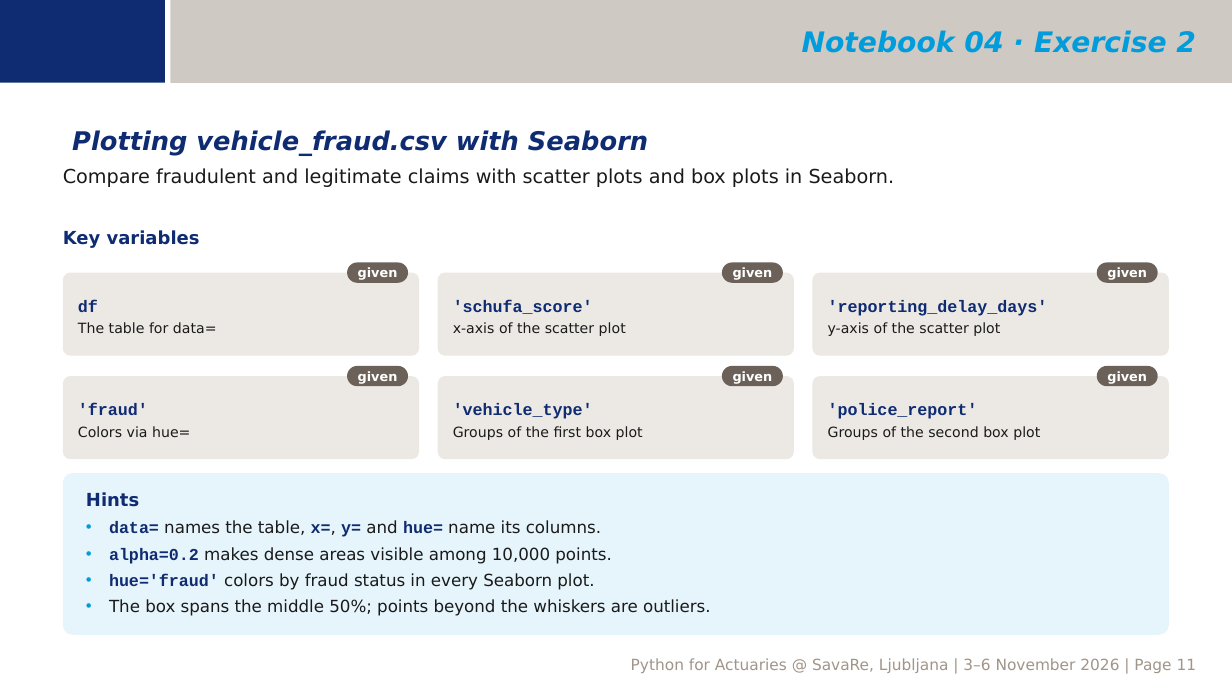
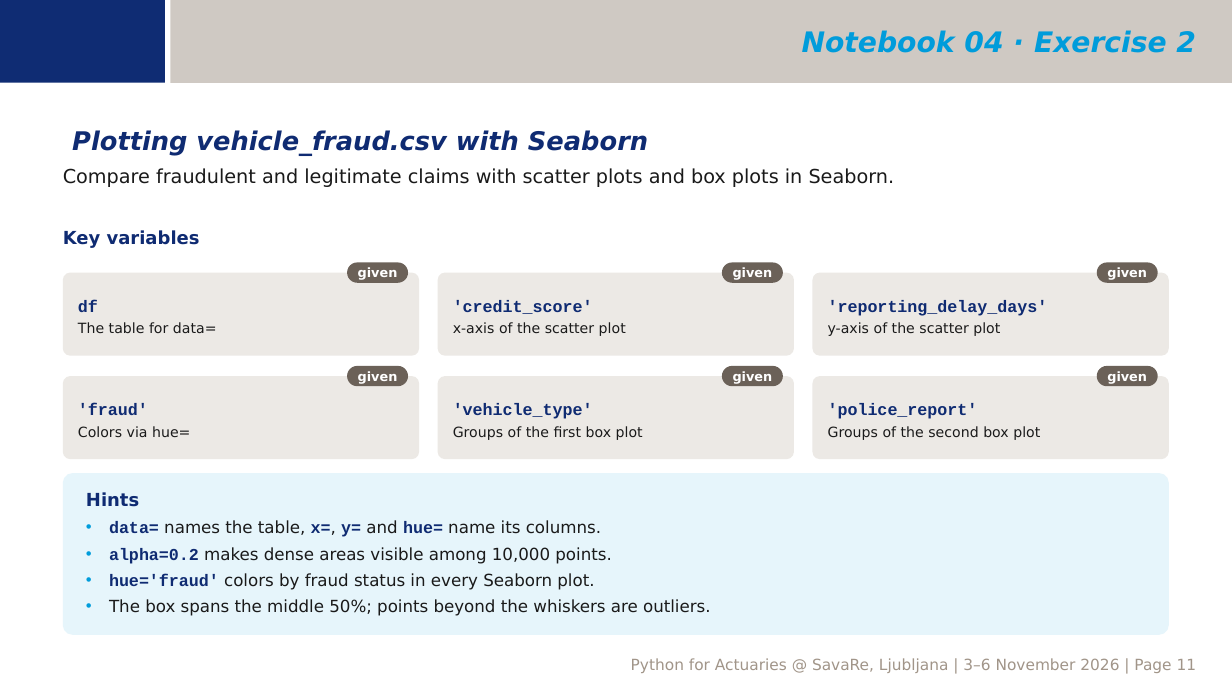
Before and after one commit to ktnspr/py4lju, a slide deck: slide 11 of 00_seminar_intro.pptx. Drawn at 1232x693 pixels with LibreOffice and Linux fonts; fonts in the diff are those of the drawing; background and template pictures are left out. Boxes give left, top, right and bottom in pixels: in the first picture for what was removed or moved away, otherwise in the second. Text is boxed around its words. In the diff, an @@ line names an element or a change of style, - is before the commit and + after.

```diff
--- a/00_seminar_intro.pptx
+++ b/00_seminar_intro.pptx
@@ text in rounded rectangle at [453, 300, 593, 314]: text changed @@
-'schufa_score'
+'credit_score'
```
Also in this commit, not shown: 4 other slides changed, 18 other files.
